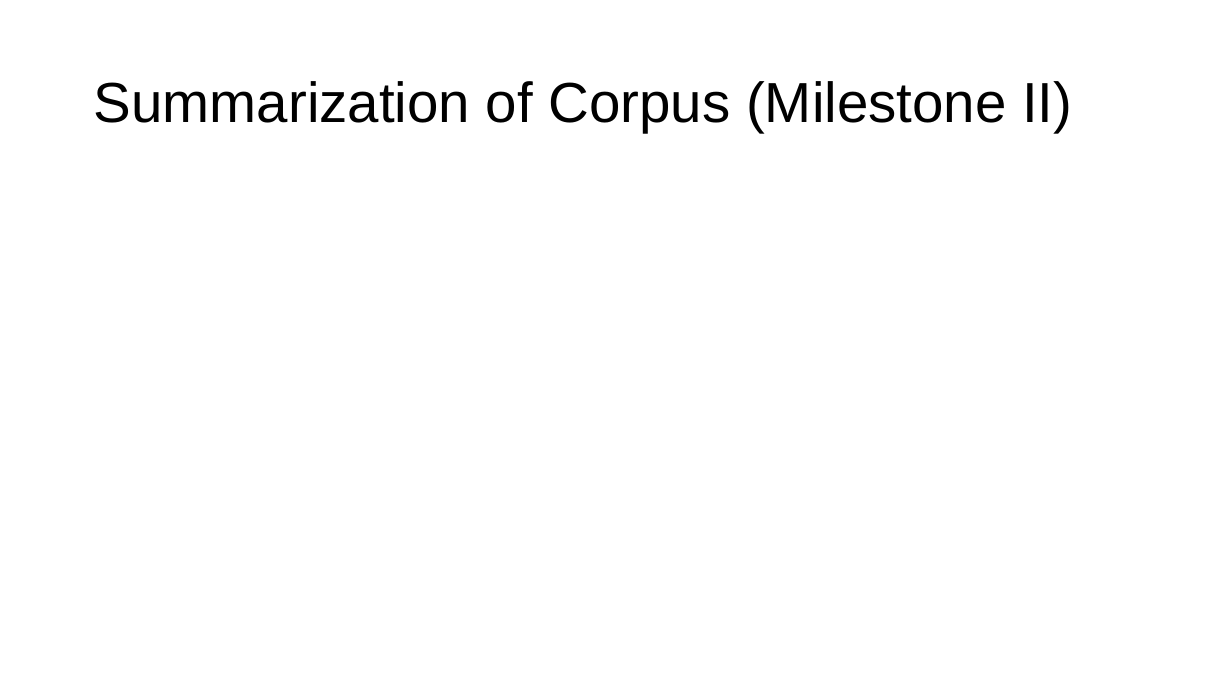
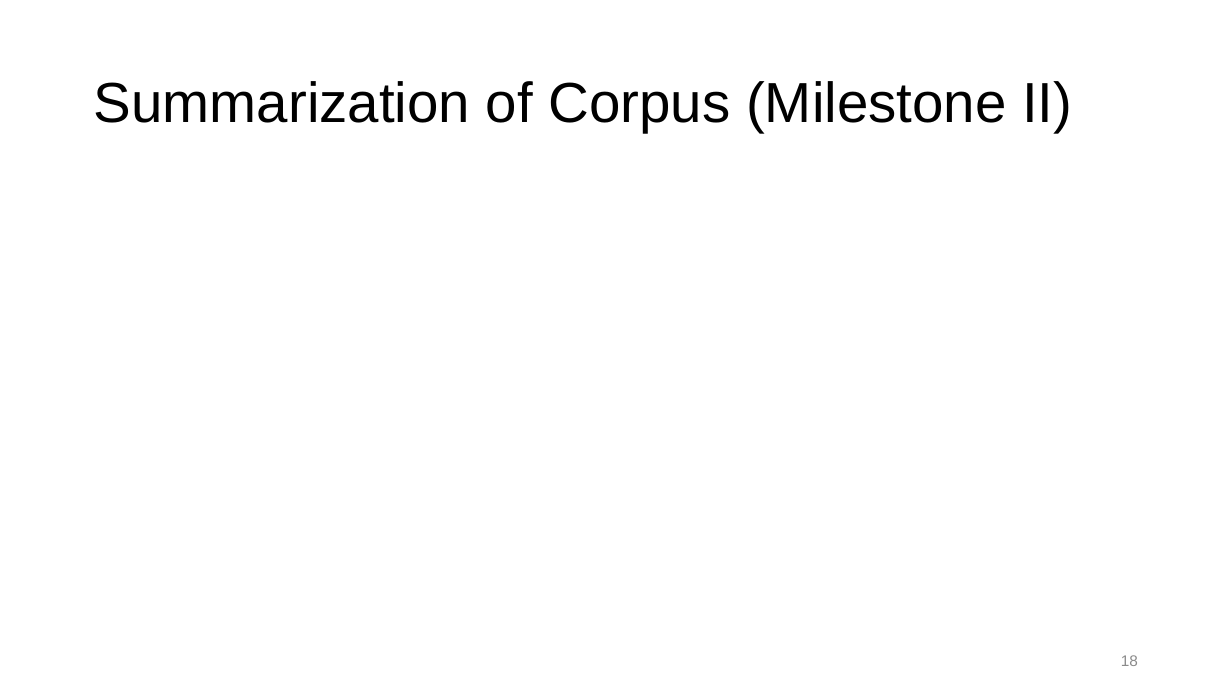
Before and after one commit to tomhalloin/berkshire, a slide deck: slide 18 of Buffett_Topic_Analysis.pptx (slide 14 before the commit). Drawn at 1232x693 pixels with LibreOffice and Linux fonts; fonts in the diff are those of the drawing. Boxes give left, top, right and bottom in pixels: in the first picture for what was removed or moved away, otherwise in the second. Text is boxed around its words. In the diff, an @@ line names an element or a change of style, - is before the commit and + after.

```diff
--- a/Buffett_Topic_Analysis.pptx
+++ b/Buffett_Topic_Analysis.pptx
@@ page number added at <box>1121,655,1138,666</box>, 12 pt, text #8C8C8C @@
+18
```
Also in this commit, not shown: 13 other slides changed, 5 slides added, 1 slide removed.
